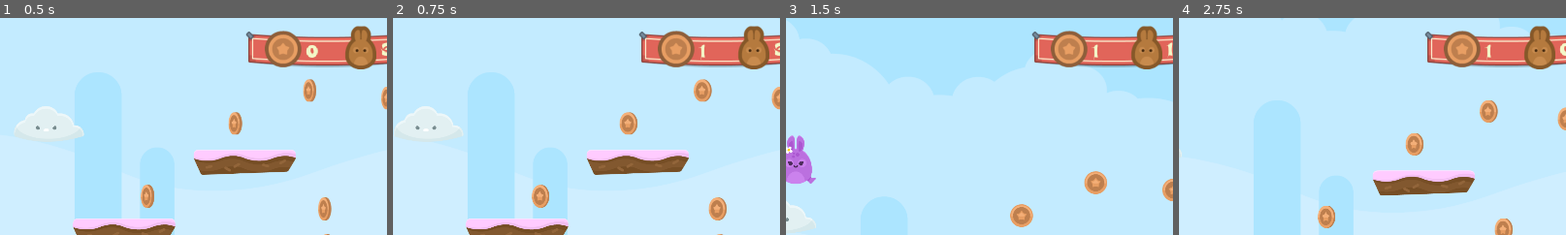
Above: before the commit, frames 1-4 (left to right).
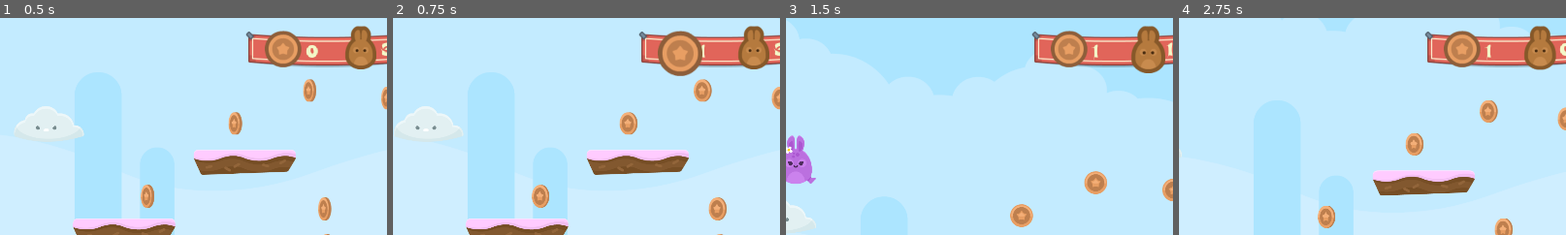
Above: after the commit, the same moments.

Repository: DiscoveringGodot/3_Hoppy_Days
Game: Godot game, scene res://Level 1.tscn
The game is run twice, just before and just after one commit, with the same random seed, the same clock (stepped at 60 frames per second) and the same inputs.
Inputs:
- Up to frame 1 (0.5 s): no input
- Up to frame 2 (0.75 s): hold Right (ui_right) from 0.53 s (still down)
- Up to frame 3 (1.5 s): keep holding Right (ui_right); tap Up (ui_up) at 0.77 s
- Up to frame 4 (2.75 s): tap Up (ui_up) at 1.52 s; release Right (ui_right) at 2.03 s; hold Left (ui_left) from 2.03 s (still down)
The pictures show only the part of the screen within x 43-93%, y 2-52%; the shares and areas given below are measured in that part.

Frame 1 is identical in both runs. In frame 2, 1.4% of the frame differs, in the area x 68-80%, y 5-27%; in frame 3, 0.6%; in frame 4, 0.1%.

Commit message:
Added Tween effects to coin and life UI elements

Diff:
--- a/Camera2D.tscn
+++ b/Camera2D.tscn
@@ -19,7 +19,7 @@
 font_data = ExtResource( 7 )
 _sections_unfolded = [ "Font", "Settings" ]
 
-[node name="Camera2D" type="Camera2D"]
+[node name="Camera2D" type="Camera2D" index="0"]
 
 anchor_mode = 1
 rotating = false
@@ -154,9 +154,6 @@
 texture = ExtResource( 6 )
 stretch_mode = 0
 _sections_unfolded = [ "Rect" ]
-__meta__ = {
-"_edit_group_": true
-}
 
 [node name="LivesText" type="RichTextLabel" parent="GUI/Banner" index="0"]
 
@@ -218,7 +215,7 @@
 scroll_following = false
 selection_enabled = false
 override_selected_font_color = false
-_sections_unfolded = [ "Rect", "custom_colors", "custom_fonts", "custom_styles" ]
+_sections_unfolded = [ "Grow Direction", "Rect", "custom_colors", "custom_fonts", "custom_styles" ]
 
 [node name="BunnyLogo" type="TextureRect" parent="GUI/Banner" index="2"]
 
@@ -237,7 +234,19 @@
 size_flags_horizontal = 1
 size_flags_vertical = 1
 texture = ExtResource( 8 )
-stretch_mode = 0
+expand = true
+stretch_mode = 4
+_sections_unfolded = [ "Anchor", "Grow Direction", "Rect" ]
+
+[node name="LifeTween" type="Tween" parent="GUI/Banner/BunnyLogo" index="0"]
+
+repeat = false
+playback_process_mode = 1
+playback_speed = 1.0
+playback/active = false
+playback/repeat = false
+playback/speed = 1.0
+_sections_unfolded = [ "playback" ]
 
 [node name="CoinLogo" type="TextureRect" parent="GUI/Banner" index="3"]
 
@@ -256,7 +265,19 @@
 size_flags_horizontal = 1
 size_flags_vertical = 1
 texture = ExtResource( 9 )
-stretch_mode = 0
+expand = true
+stretch_mode = 4
+_sections_unfolded = [ "Anchor", "Rect", "Size Flags" ]
+
+[node name="CoinTween" type="Tween" parent="GUI/Banner/CoinLogo" index="0"]
+
+repeat = false
+playback_process_mode = 1
+playback_speed = 1.0
+playback/active = false
+playback/repeat = false
+playback/speed = 1.0
+_sections_unfolded = [ "playback" ]
 
 [node name="AudioStreamPlayer" type="AudioStreamPlayer" parent="GUI" index="1"]
 
--- a/Portal.tscn
+++ b/Portal.tscn
@@ -68,7 +68,7 @@
 "values": [ Vector2( 1, 1 ), Vector2( 1.25, 0.75 ), Vector2( 1, 1 ) ]
 }
 
-[node name="Portal" type="Area2D" index="0"]
+[node name="Portal" type="Area2D"]
 
 input_pickable = true
 gravity_vec = Vector2( 0, 1 )
@@ -106,7 +106,7 @@
 
 [node name="Sprite" type="Sprite" parent="." index="1"]
 
-scale = Vector2( 1.01275, 0.987255 )
+scale = Vector2( 1.13706, 0.862935 )
 texture = ExtResource( 3 )
 _sections_unfolded = [ "Transform" ]
 
--- a/scripts/GUI.gd
+++ b/scripts/GUI.gd
@@ -2,6 +2,7 @@
 
 onready var livestext = $GUI/Banner/LivesText
 onready var cointext = $GUI/Banner/CoinText
+
 
 var lives = 3
 var coins = 00
@@ -14,14 +15,27 @@
 	cointext.text = str(coins)
 
 func _on_Player_coin_up():
+	var tween = $GUI/Banner/CoinLogo/CoinTween
 	coins +=1
+	tween.interpolate_property($GUI/Banner/CoinLogo, "rect_scale",
+			Vector2(1.25,1.25), Vector2(1,1), .2, Tween.TRANS_BOUNCE,
+			Tween.EASE_IN_OUT, 0)
+	tween.start()
+
 	update_GUI()
-
 
 func _on_Player_life_down():
 	lives -=1
+	_life_tween()
 	update_GUI()
 
 func _on_Player_life_up():
 	lives +=1
+	_life_tween()
 	update_GUI()
+
+func _life_tween():
+	var tween = $GUI/Banner/BunnyLogo/LifeTween
+	tween.interpolate_property($GUI/Banner/BunnyLogo, "rect_scale",
+			Vector2(1.25,1.25), Vector2(1,1), .2, Tween.TRANS_BOUNCE, Tween.EASE_IN_OUT, 0)
+	tween.start()
--- a/scripts/NPC_Cloud.gd
+++ b/scripts/NPC_Cloud.gd
@@ -20,6 +20,5 @@
 		$Timer.start()
 		timeout = true
 
-
 func _on_Timer_timeout():
 	timeout = false
--- a/scripts/Player.gd
+++ b/scripts/Player.gd
@@ -10,6 +10,7 @@
 var coin_count = 0
 var coin_target = 20 #how many coins for an extra life?
 var lives = 3
+
 signal life_up
 signal life_down
 signal coin_up
@@ -49,7 +50,6 @@
 			motion.y = JUMP_HEIGHT
 			$Jump_sfx.play()
 
-
 func check_for_ground():
 	if not $CollisionRay.is_colliding():
 		current_animation = "jump"
@@ -80,6 +80,5 @@
 	if body == self:
 		motion.y = JUMP_HEIGHT * JUMP_BOOST
 
-
 func _on_Portal_body_shape_entered(body_id, body, body_shape, area_shape):
 	_end_game() #create a victory screen or level 2
